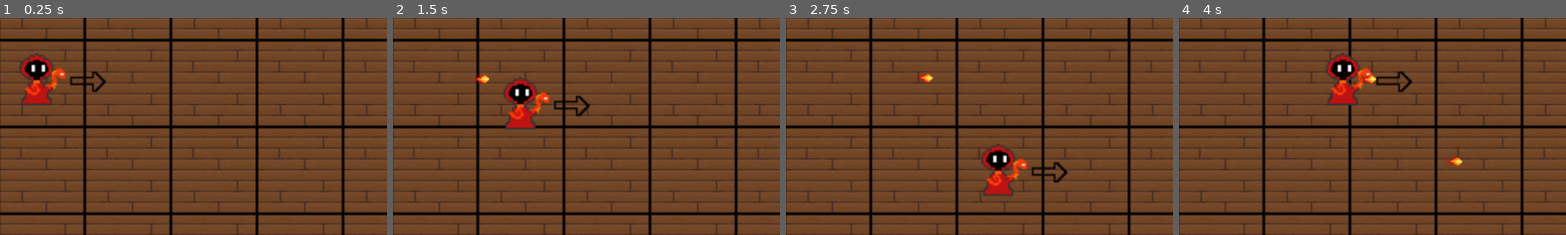
Above: before the commit, frames 1-4 (left to right).
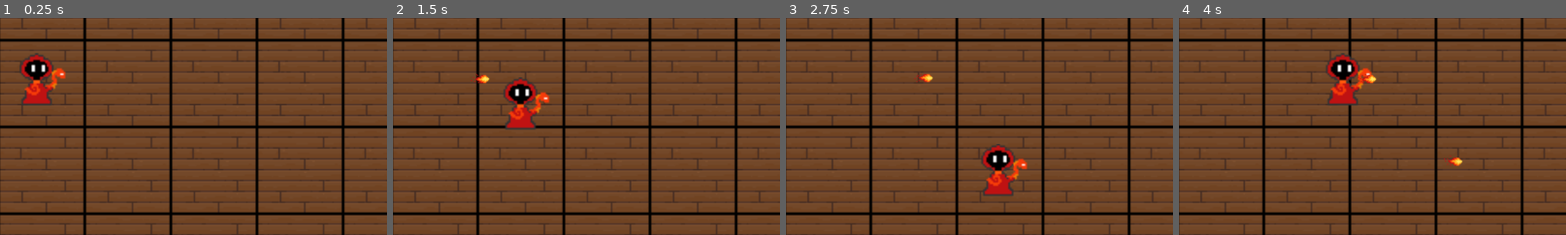
Above: after the commit, the same moments.

Repository: tredden330/Pixel_Wiz
Game: Godot game, scene res://level.tscn
Same seed, same stepped clock (60 frames per second), same inputs: the game is played once before the commit and once after it.
Inputs (mouse positions are % of the whole screen's width and height, from its top left):
- Up to frame 1 (0.25 s): no input
- Up to frame 2 (1.5 s): move the mouse to (72, 45) at 0.52 s; hold D (right) 0.53-1.28 s; hold E (fireball) 0.53-1.28 s; move the mouse to (30, 55) at 1.27 s; hold S (down) from 1.28 s (still down); tap Down (move_down_2) at 1.35 s
- Up to frame 3 (2.75 s): move the mouse to (60, 28) at 2.02 s; release S (down) at 2.03 s; hold D (right) from 2.03 s (still down); hold Up (move_up_2) from 2.03 s (still down)
- Up to frame 4 (4 s): move the mouse to (45, 70) at 2.77 s; release D (right) at 2.78 s; release Up (move_up_2) at 2.78 s; hold W (move_up_1) 2.78-3.53 s; tap E (fireball) at 2.85 s; move the mouse to (80, 65) at 3.52 s; hold A (left) from 3.53 s (still down); hold Down (move_down_2) from 3.53 s (still down)
The pictures show only the part of the screen within x 0-50%, y 35-85%; the shares and areas given below are measured in that part.

The runs differ from the first frame. In frame 1, 0.3% of the frame differs, in the area x 18-28%, y 24-35%; in frame 2, 0.3%; in frame 3, 0.3%; in frame 4, 0.3%, in the area x 50-61%, y 24-35%.

Commit message:
beginning networking

Diff:
--- /dev/null
+++ b/wizard_battler/Scripts/Network Manager.gd
@@ -0,0 +1,22 @@
+extends Node
+
+var peer = ENetMultiplayerPeer.new()
+
+# Called when the node enters the scene tree for the first time.
+func _ready():
+	if DisplayServer.get_name() == 'headless':
+		print('i am server!!')
+		peer.create_server(2010, 3)
+		multiplayer.multiplayer_peer = peer
+	else:
+		print('I am client!!')
+		peer.create_client('vm.thomasredden.com', 2010)
+		multiplayer.multiplayer_peer = peer
+		print(multiplayer.get_unique_id())
+
+	#print(DisplayServer.get_name())
+
+
+# Called every frame. 'delta' is the elapsed time since the previous frame.
+func _process(delta):
+	pass
--- a/wizard_battler/Scripts/player.gd
+++ b/wizard_battler/Scripts/player.gd
@@ -15,6 +15,7 @@
 # Called when the node enters the scene tree for the first time.
 func _ready():
 	print()
+
 
 
 
@@ -75,4 +76,5 @@
 			$Arrow_parent.rotation_degrees = 270
 			facing = Vector2(0, -1)
 
-	print($Arrow_parent.rotation)
+	#print(DisplayServer.get_name())
+	#print(get_tree().get_multiplayer())
--- a/wizard_battler/level.tscn
+++ b/wizard_battler/level.tscn
@@ -1,9 +1,10 @@
-[gd_scene load_steps=6 format=3 uid="uid://c0568nyr02eu0"]
+[gd_scene load_steps=7 format=3 uid="uid://c0568nyr02eu0"]
 
 [ext_resource type="Script" path="res://level.gd" id="1_4c6x7"]
 [ext_resource type="PackedScene" uid="uid://ccos6b67hpvga" path="res://floor.tscn" id="1_chu3p"]
 [ext_resource type="PackedScene" uid="uid://bb0wxkjct7qbb" path="res://player_1.tscn" id="2_vg8ex"]
 [ext_resource type="PackedScene" uid="uid://borx6ycps6fvi" path="res://clock.tscn" id="4_uvoia"]
+[ext_resource type="Script" path="res://Scripts/Network Manager.gd" id="6_2vom2"]
 [ext_resource type="PackedScene" uid="uid://qvbdt7hbb1co" path="res://fireball.tscn" id="6_qbljj"]
 
 [node name="Level" type="Node2D"]
@@ -23,3 +24,6 @@
 [node name="Clock" parent="." instance=ExtResource("4_uvoia")]
 position = Vector2(575, 64)
 scale = Vector2(1.97, 1.97)
+
+[node name="Network Manager" type="Node" parent="."]
+script = ExtResource("6_2vom2")
--- a/wizard_battler/player_1.tscn
+++ b/wizard_battler/player_1.tscn
@@ -19,5 +19,6 @@
 [node name="Arrow_parent" type="Node2D" parent="."]
 
 [node name="Arrow" type="Sprite2D" parent="Arrow_parent"]
+visible = false
 position = Vector2(26, -1)
 texture = ExtResource("4_1ewdj")
Not shown, added: wizard_battler/export_presets.cfg
Not shown, added: wizard_battler/linux_export/wizard_battler.pck
Not shown, added: wizard_battler/linux_export/wizard_battler.sh
Not shown, added: wizard_battler/linux_export/wizard_battler.x86_64
